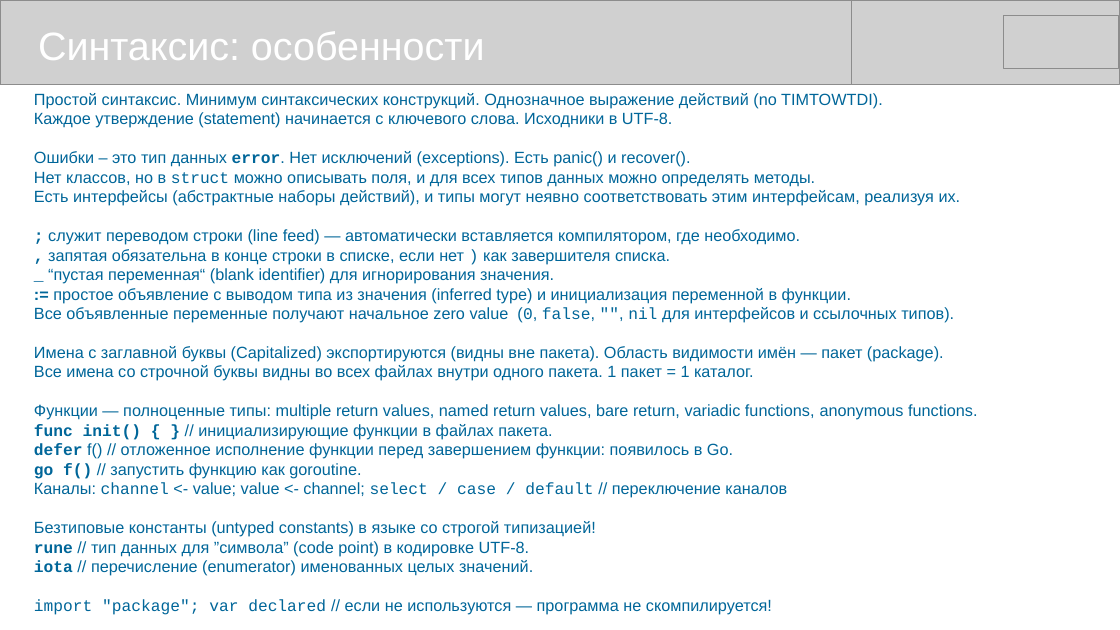
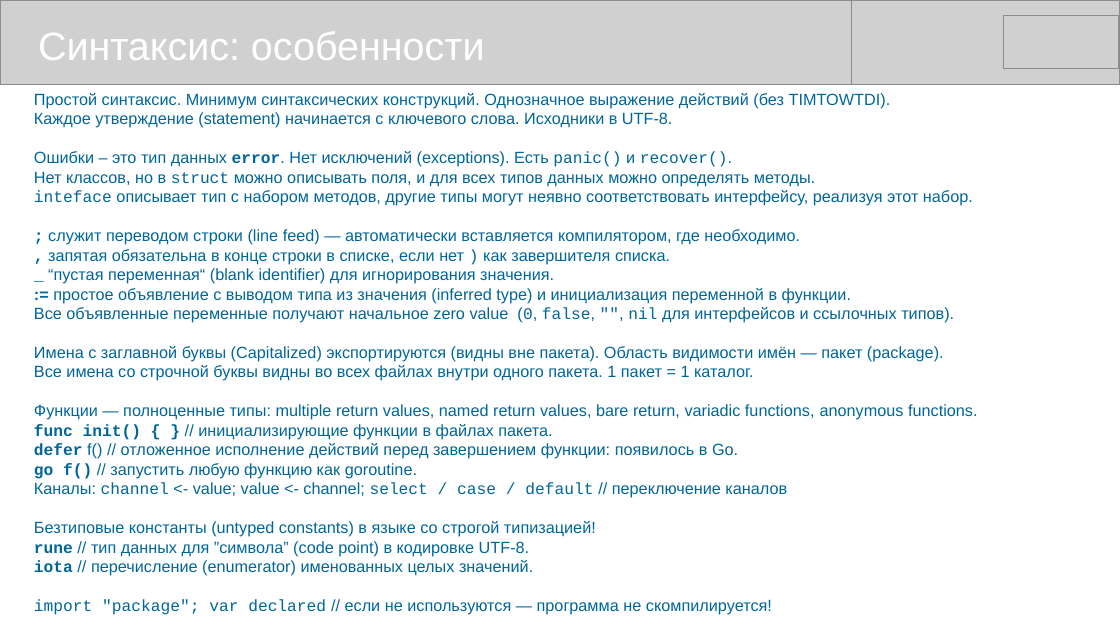
Before and after one commit to mike-shock/Go_language, a slide deck: slide 10 of Go_Preview.odp. Drawn at 1120x630 pixels with LibreOffice and Linux fonts; fonts in the diff are those of the drawing; grey boxes stand for pictures. Boxes give left, top, right and bottom in pixels: in the first picture for what was removed or moved away, otherwise in the second. Text is boxed around its words. In the diff, an @@ line names an element or a change of style, - is before the commit and + after.

```diff
--- a/Go_Preview.odp
+++ b/Go_Preview.odp
@@ text at box(34, 93, 891, 109): text changed @@
-Простой синтаксис. Минимум синтаксических конструкций. Однозначное выражение действий (no TIMTOWTDI).
+Простой синтаксис. Минимум синтаксических конструкций. Однозначное выражение действий (без TIMTOWTDI).
@@ text at box(34, 151, 732, 167): font Arial to Courier New in "panic() recover()." @@
@@ text at box(34, 190, 973, 206): text changed @@
-Есть интерфейсы (абстрактные наборы действий), и типы могут неявно соответствовать этим интерфейсам, реализуя их.
+inteface описывает тип с набором методов, другие типы могут неявно соответствовать интерфейсу, реализуя этот набор.
@@ text at box(34, 443, 738, 479): text changed @@
-defer f() // отложенное исполнение функции перед завершением функции: появилось в Go.
-go f() // запустить функцию как goroutine.
+defer f() // отложенное исполнение действий перед завершением функции: появилось в Go.
+go f() // запустить любую функцию как goroutine.
```
Also in this commit, not shown: 8 other slides changed, 1 slide removed, 7 other files.
